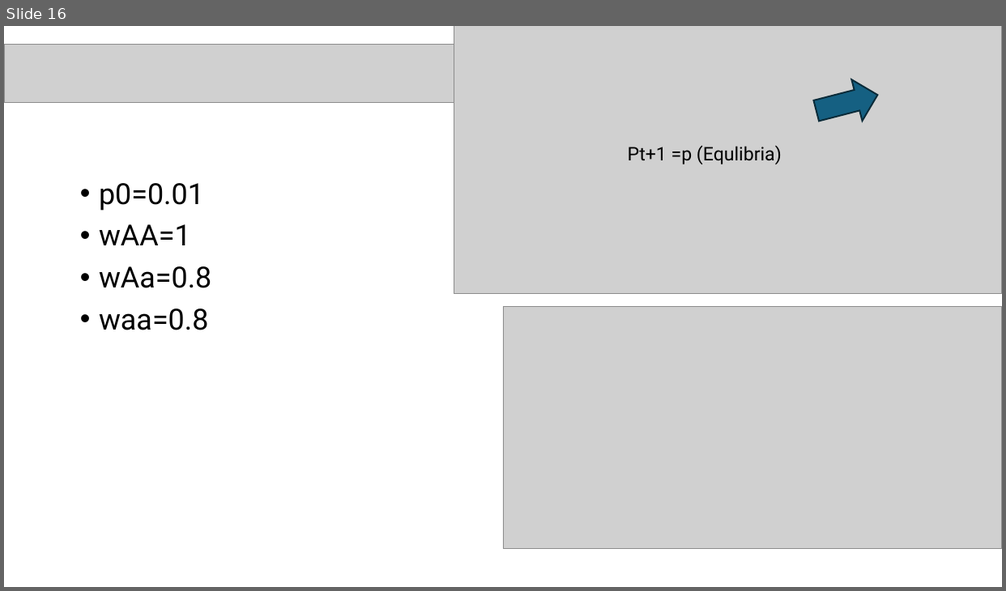
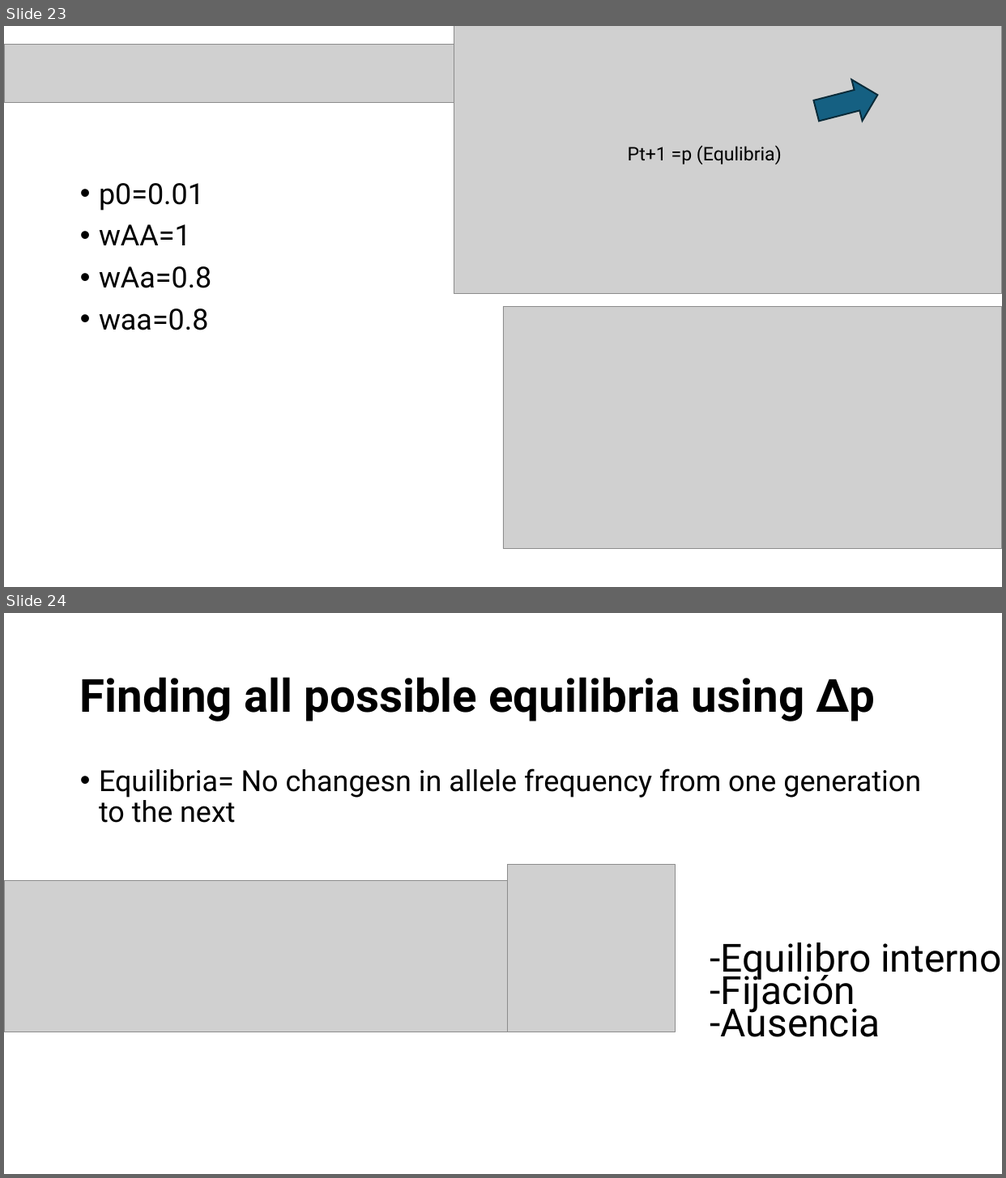
Before and after one commit to ccsosa/Evolutionary_genetics, a slide deck: Semana4/Selección natural.pptx. Shown one above the other, each under a label of ours: slide 16 before the commit, slides 23 and 24 after it. The pictures are 1006x591 and 1006x1178 pixels, drawn with LibreOffice and Linux fonts; fonts in the diff are those of the drawing; grey boxes stand for pictures. Boxes give left, top, right and bottom in pixels: in the first picture for what was removed or moved away, otherwise in the second. Text is boxed around its words. In the diff, an @@ line names an element or a change of style, - is before the commit and + after.

```diff
--- a/Semana4/Selección natural.pptx
+++ b/Semana4/Selección natural.pptx
@@ slide 24 added at box(4, 613, 1002, 1174), background #FFFFFF @@
@@ title added at box(80, 677, 875, 722), 44 pt, text #000000, bold @@
+Finding all possible equilibria using Δp
@@ text added at box(99, 769, 921, 823), 28 pt, text #000000 @@
+• Equilibria= No changesn in allele frequency from one generation to the next
@@ picture added at box(507, 865, 675, 1033) @@
@@ picture added at box(4, 880, 522, 1033) @@
@@ text added at box(710, 943, 1001, 1037), 37.4 pt, text #000000 @@
+-Equilibro interno
+-Fijación
+-Ausencia
@@ what was slide 16 is now slide 23 @@
```
Also in this commit, not shown: 8 slides changed, 20 other slides added, 3 slides removed.
